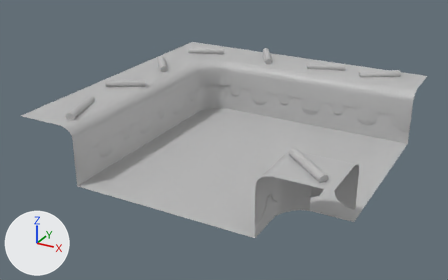
What one commit did to the FBX model Assets/3_Scena 3D/Meshes/Tiles/SM_Tile_Bend.fbx.
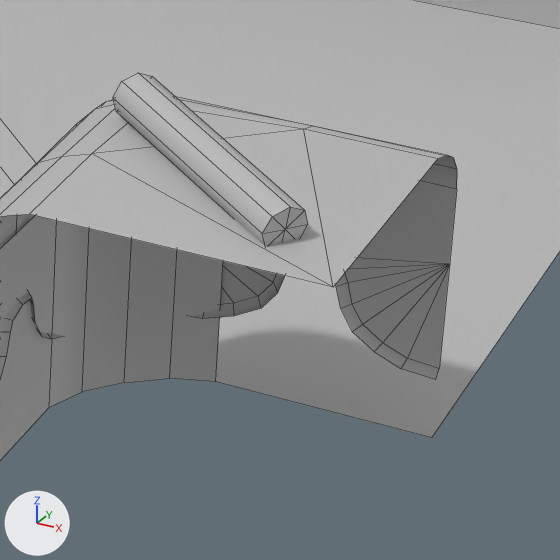
Each version appears first whole from a 50 mm lens placed at (0.1104, -0.0786, 0.0472), pointed at (0.0686, -0.0025, 0.0092), and next in a close-up on the part from 59% to 85% of the width and 47% to 88% of the height. Arrows for +X, +Y and +Z are at lower left; the lights stay in place. The close-ups show mesh edges as thin lines. Where no turn or scale is listed for an object, it has been applied to the vertices.

The first close-up shows 'SM_Tile_Bend1', 'SM_Tile_Bend2'.
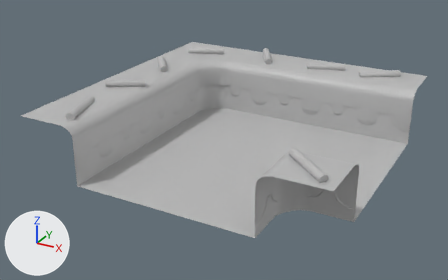
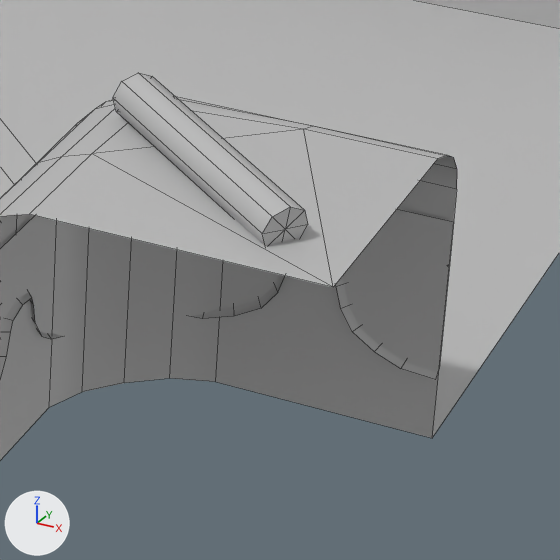
Where the newer file only moved an object's origin or applied its transform, the numbers keep the older frame.

Changed parts and their boxes (x1, y1, x2, y2) in the close-ups (560 x 560 px):
part 1 of me_mesh_001, added
    after: (216, 209, 453, 438)

Edits to the bpy script that builds the scene:
```text
Add mat_m_toppings:
    mat_m_toppings = principled_material('M_Toppings')
    mat_m_toppings.base_color = (0.5, 0.5, 0.5)  # grey #bcbcbc
Change me_mesh_001:
    where me_mesh_001.from_pydata(...)  # 171 vertices, 209 faces; spans x -0.0206..0.0225, y -0.0225..0.022, z -0.0048..0.0048
    used by ob_sm_tile_bend2; location = (0.07021, 0.00001, 0.01235)
    verts and faces of me_mesh_001; kept vertices keep their numbers, new ones are numbered from 171
    before: 4 (0.0225, -0.0135, -0.0048) at pixel (431, 437), 150 (0.0167, -0.0135, -0.0048) at pixel (215, 381), 151 (0.0167, -0.0135, 0.0012)
    me_mesh_001 part 1
    add verts[171] = (0.0225, -0.0135, 0.0012)  # pixel (453, 221)
    add faces += [(4, 150, 151, 171)]  # mat_m_tile_bend (grey #bcbcbc)
    add me_mesh_001.materials.append(mat_m_toppings)  # grey #bcbcbc
```
